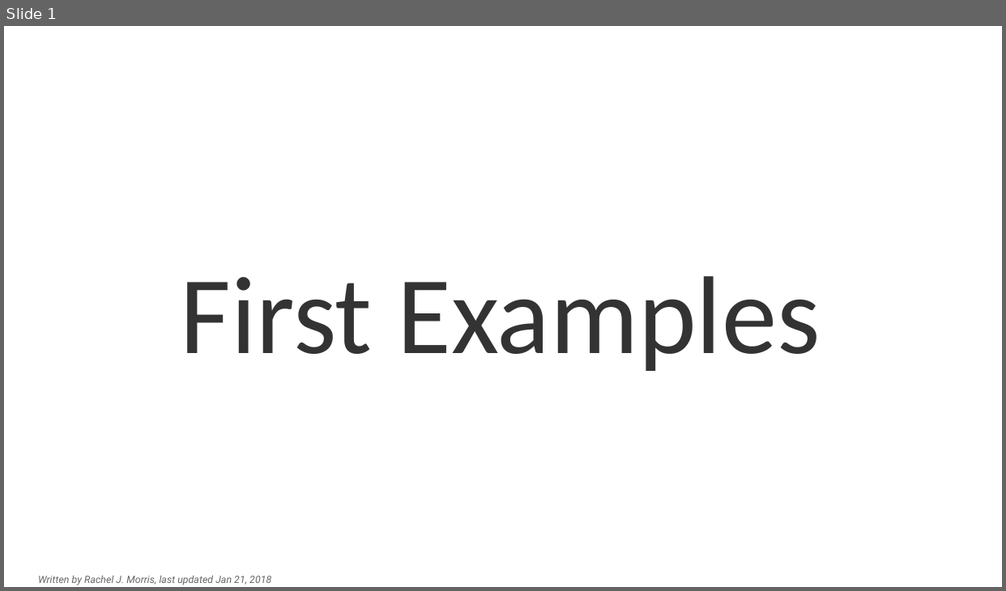
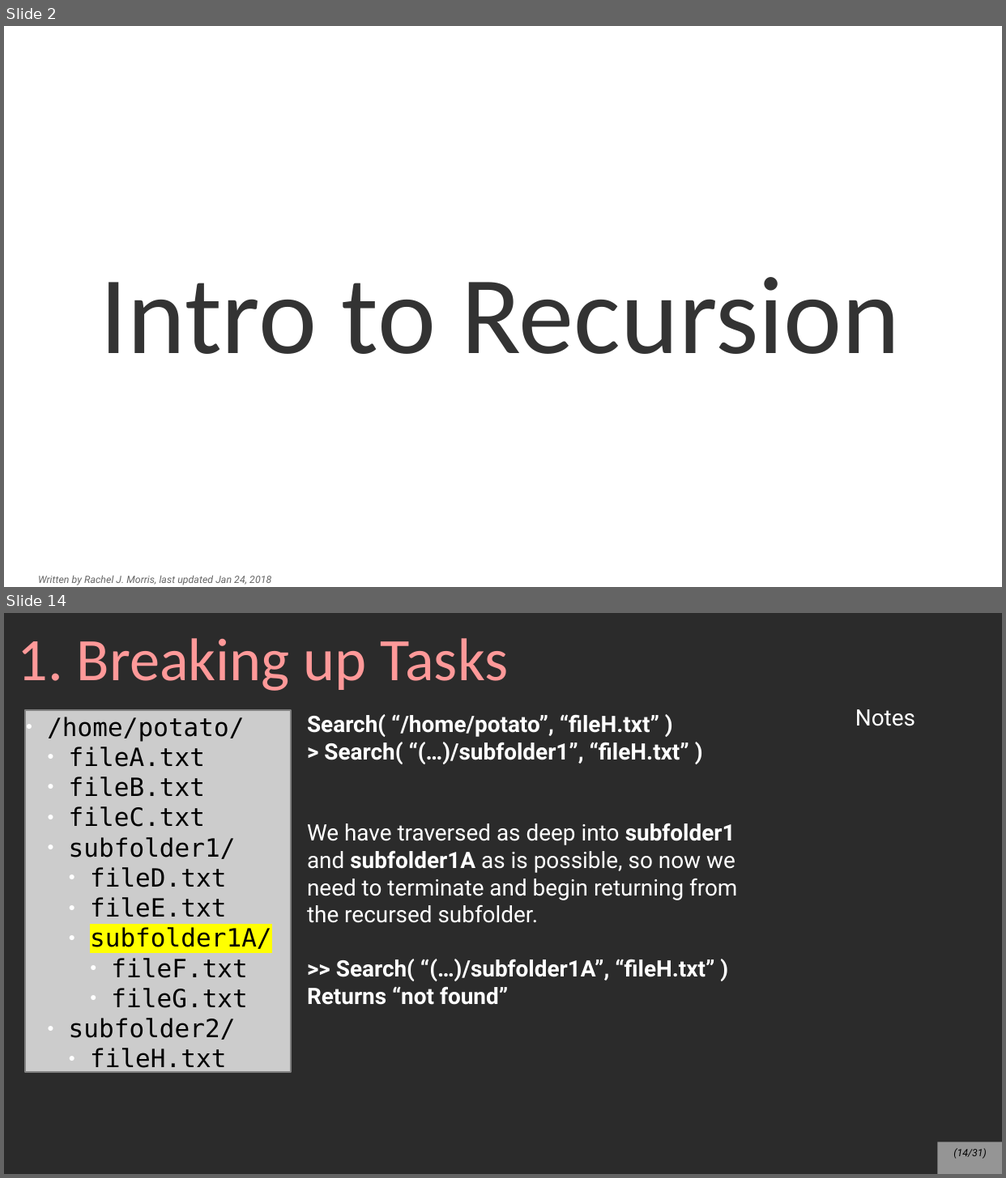
Before and after one commit to mariamhabib/CS250-Data-Structures, a slide deck: Lectures/Slides/Recursion.odp. Shown one above the other, each under a label of ours: slide 1 before the commit, slides 2 and 14 after it; the slides between them are not shown. The pictures are 1006x591 and 1006x1178 pixels, drawn with LibreOffice and Linux fonts; fonts in the diff are those of the drawing; background and template pictures are left out; a plain dark background stands for a picture behind light text. Boxes give left, top, right and bottom in pixels: in the first picture for what was removed or moved away, otherwise in the second. Text is boxed around its words. In the diff, an @@ line names an element or a change of style, - is before the commit and + after.

Commit message:
Recursion lecture

```diff
--- a/Lectures/Slides/Recursion.odp
+++ b/Lectures/Slides/Recursion.odp
@@ slide 14 added at (4, 613, 1002, 1174), background picture (left out) @@
@@ title added at (18, 638, 509, 691), 48 pt, text #FF9999 @@
+1. Breaking up Tasks
@@ text added at (855, 709, 915, 726), 18 pt, text #FFFFFF @@
+Notes
@@ rectangle added at (25, 710, 291, 1072), fill #CCCCCC, outline #808080 1.45 pt, 20 pt, text #000000 @@
+● /home/potato/
+  ● fileA.txt
+  ● fileB.txt
+  ● fileC.txt
+  ● subfolder1/
+    ● fileD.txt
+    ● fileE.txt
+    ● subfolder1A/
+      ● fileF.txt
+      ● fileG.txt
+  ● subfolder2/
+    ● fileH.txt
@@ text added at (307, 714, 737, 1005), 18 pt, text #FFFFFF, bold @@
+Search( “/home/potato”, “fileH.txt” )
+> Search( “(…)/subfolder1”, “fileH.txt” )
+We have traversed as deep into subfolder1 and subfolder1A as is possible, so now we need to terminate and begin returning from the recursed subfolder.
+>> Search( “(…)/subfolder1A”, “fileH.txt” )
+Returns “not found”
@@ page number added at (938, 1143, 1002, 1174), fill #FFFFFF at 50% opacity, 8 pt, text #000000, italic @@
+(14/31)
@@ what was slide 1 is now slide 2 @@
@@ slide 2 changed as well @@
@@ title at (100, 277, 900, 354): text changed @@
-First Examples
+Intro to Recursion
@@ text at (38, 575, 271, 586): text changed @@
-Written by Rachel J. Morris, last updated Jan 21, 2018
+Written by Rachel J. Morris, last updated Jan 24, 2018
```
Also in this commit, not shown: 29 other slides added, 5 slides removed, 1 other file.
